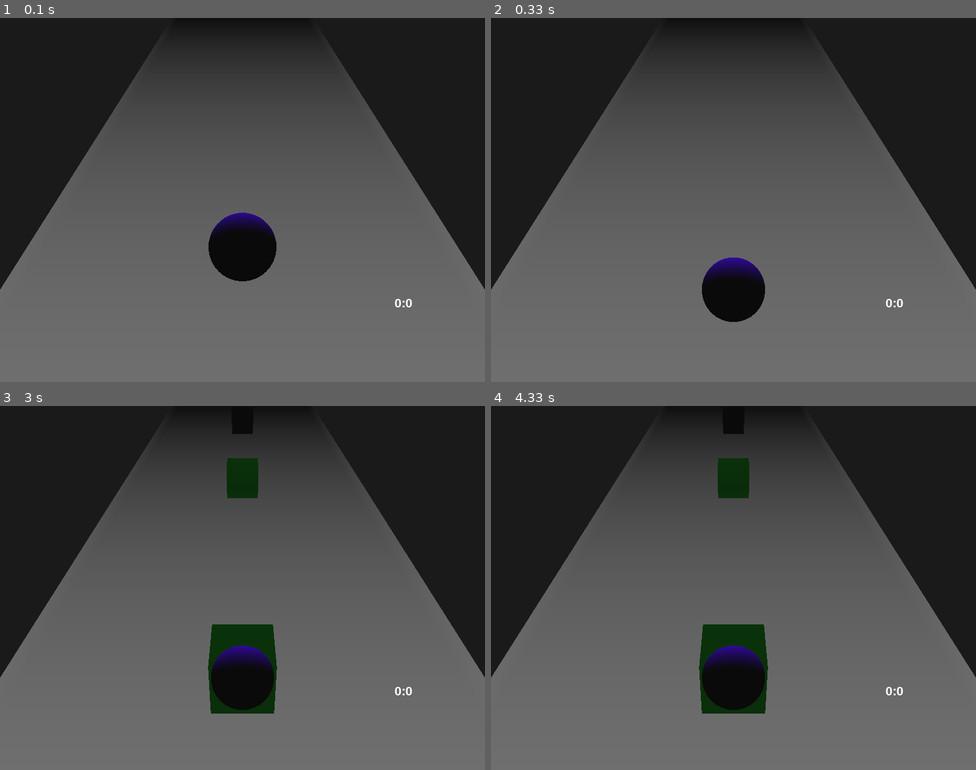
Above: before the commit, frames 1-4 (two rows, left to right).
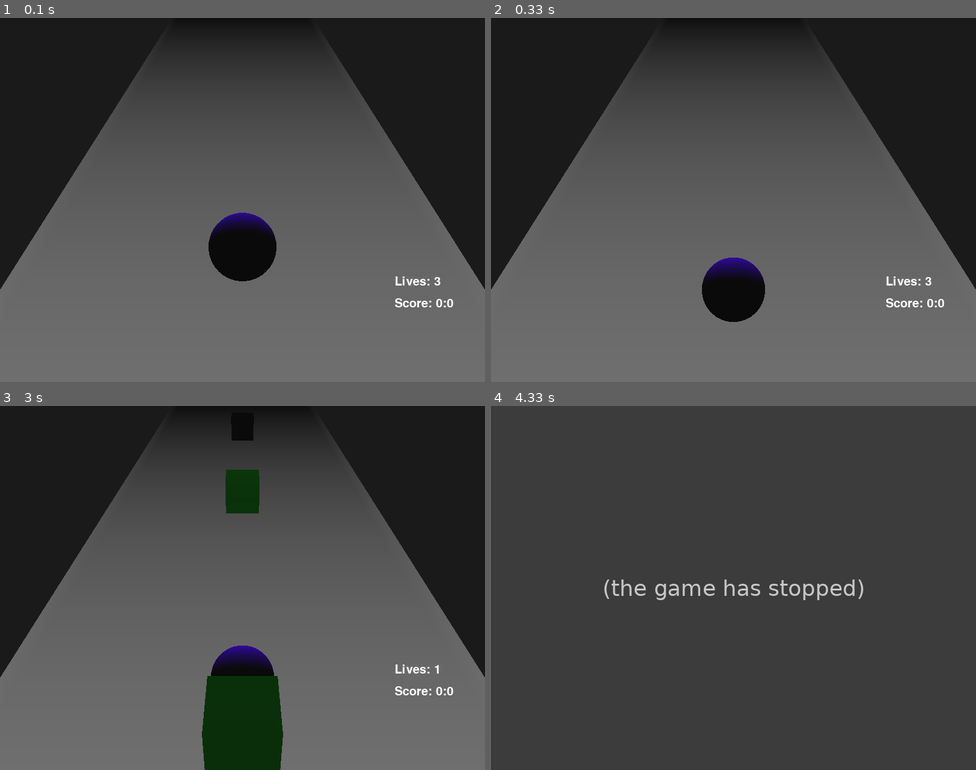
Above: after the commit, the same moments.

Repository: nessv/Dino3D
Game: pygame game, started from Game2/game.py
Same seed, same stepped clock (60 frames per second), same inputs: the game is played once before the commit and once after it.
Inputs:
- Up to frame 1 (0.1 s): no input
- Up to frame 2 (0.33 s): no input
- Up to frame 3 (3 s): tap Space at 0.33 s
- Up to frame 4 (4.33 s): no input

The runs differ from the first frame. In frame 1, 0.2% of the frame differs, in the area x 81-94%, y 71-80%; in frame 2, 0.2%; in frame 3, 5.6%; in frame 4, 85%, in the area x 0-100%, y 0-100%.
After the commit the program exited at 3.75 s; later frames show no game.

Commit message:
Implementa las vidas

Diff:
--- a/Game2/game.py
+++ b/Game2/game.py
@@ -135,8 +135,7 @@
 
 class App(object):
     def __init__(self, width=800, height=600):
-        print("here")
-        self.title = 'My first OpenGL game'
+        self.title = 'Dinosaurito 3D'
         self.fps = 60
         self.width = width
         self.height = height
@@ -149,6 +148,7 @@
         self.minutes = 0
         self.seconds = 0
         self.time = "0:0"
+        self.lives = 3
         self.clock = pygame.time.Clock()
         self.light = Light(GL_LIGHT0, (0, 15, -25, 1))
         self.player = Player(radius=1, position=(0, 3, 0), color=(0.25, 0, 1, 0))
@@ -190,6 +190,9 @@
                 self.player.update()
                 self.check_collisions()
                 self.process_events()
+            else:
+                print("Game Over!")
+                return
 
     def display(self):
         glClear(GL_COLOR_BUFFER_BIT | GL_DEPTH_BUFFER_BIT)
@@ -203,14 +206,15 @@
         self.player.update()
         self.player.render()
         self.ground.render()
-        self.drawtext(self.time)
+        self.drawtext("Lives: " + str(self.lives), position=(4.8, 0, 0), size=30)
+        self.drawtext("Score: " + self.time, position=(5, -1, 0), size=30)
         pygame.display.flip()
 
-    def drawtext(self, text):
-        font = pygame.font.Font(None, 30)
+    def drawtext(self, text, position, size):
+        font = pygame.font.Font(None, size)
         textSurface = font.render(text, True, (255, 255, 255, 255), (104, 104, 104, 104))
         self.textdata = pygame.image.tostring(textSurface, "RGBA", True)
-        glRasterPos3d(*(5, -1, 0))
+        glRasterPos3d(*position)
         glDrawPixels(textSurface.get_width(), textSurface.get_height(), GL_RGBA, GL_UNSIGNED_BYTE, self.textdata)
 
     def process_events(self):
@@ -222,7 +226,7 @@
                 self.set_time()
 
     def check_collisions(self):
-        blocks = filter(lambda x: 0 < x.position[2] < 1, self.blocks)
+        blocks = filter(lambda x: 0 < x.position[2] < 0.4, self.blocks)
         # My player current position
         y = self.player.position[1]
         r = self.player.radius
@@ -231,9 +235,11 @@
             y1 = block.position[1]
             s = block.size / 2
             if y1 + s > y - r:
-                self.save_score()
-                self.game_over = True
-                print("Game over!")
+                if self.lives == 1:
+                    self.save_score()
+                    self.game_over = True
+                else:
+                    self.lives -= 1
 
     def add_random_block(self, dt):
         self.random_dt += dt
